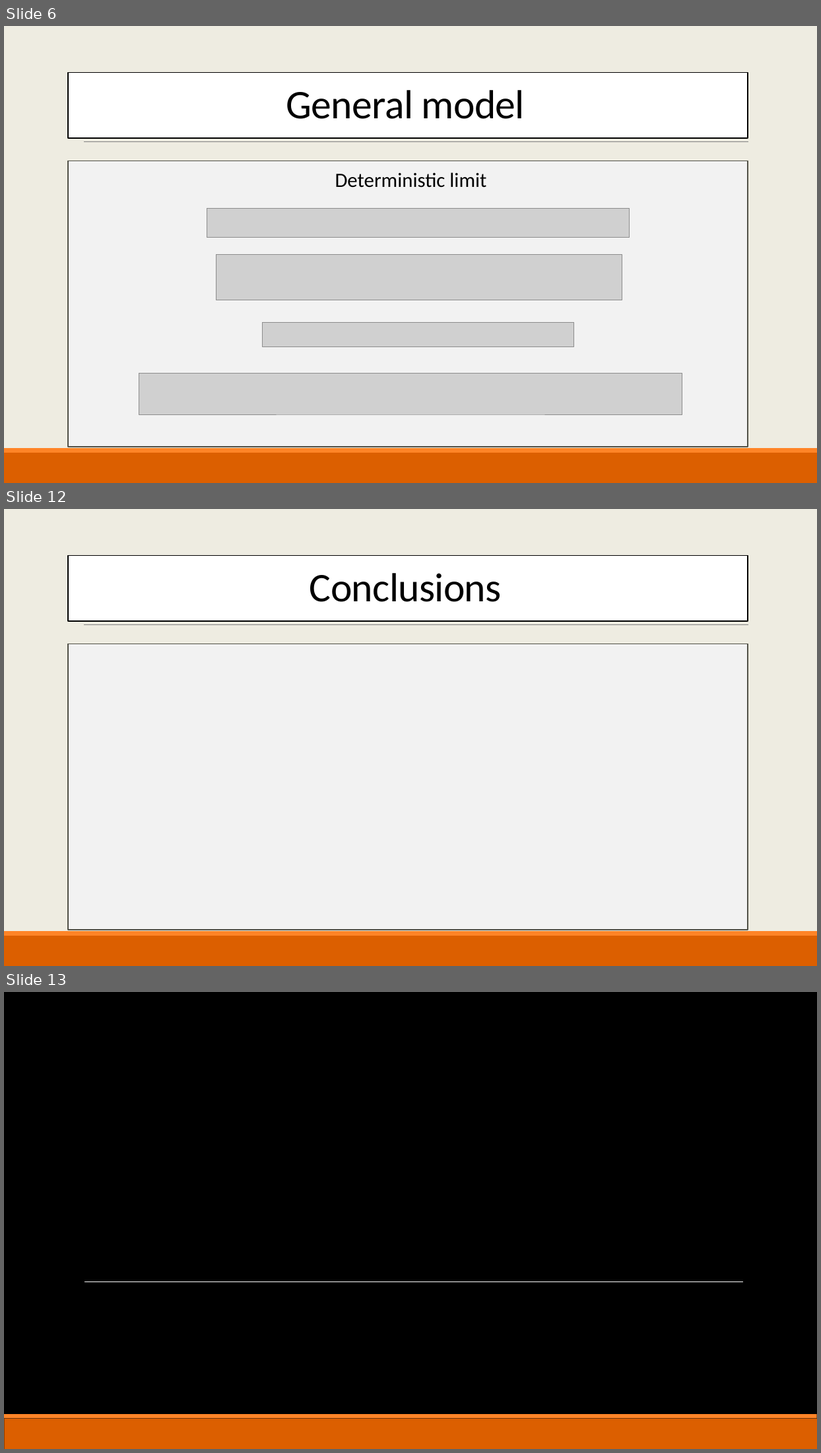
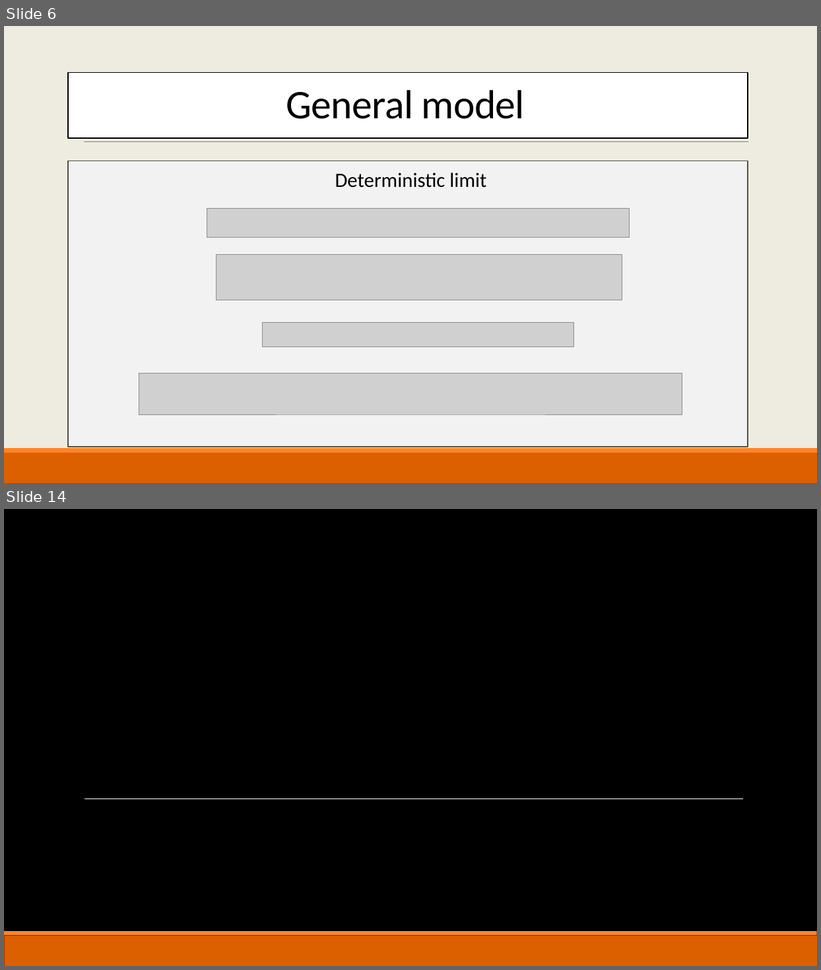
Before and after one commit to AlexBV799/EvolutionaryGameTheoryInGrowingPopulations_FinalProject, a slide deck: Evolutionary game theory.pptx. Shown one above the other, each under a label of ours: slides 6, 12 and 13 before the commit, slides 6 and 14 after it; the slides between them are not shown. The pictures are 821x1453 and 821x970 pixels, drawn with LibreOffice and Linux fonts; fonts in the diff are those of the drawing; grey boxes stand for pictures; background and template pictures are left out. Boxes give left, top, right and bottom in pixels: in the first picture for what was removed or moved away, otherwise in the second. Text is boxed around its words. In the diff, an @@ line names an element or a change of style, - is before the commit and + after.

```diff
--- a/Evolutionary game theory.pptx
+++ b/Evolutionary game theory.pptx
@@ slide 12 removed at (4,509,817,966), background picture (left out); not listed: 3 template elements that a slide beside it also shows @@
@@ rectangle removed at (68,555,748,621) @@
@@ title removed at (310,573,502,602) @@
-Conclusions
@@ rectangle removed at (68,644,748,930) @@
@@ what was slide 13 is now slide 14 @@
```
Also in this commit, not shown: 6 slides changed, 2 slides added, 2 other files.
